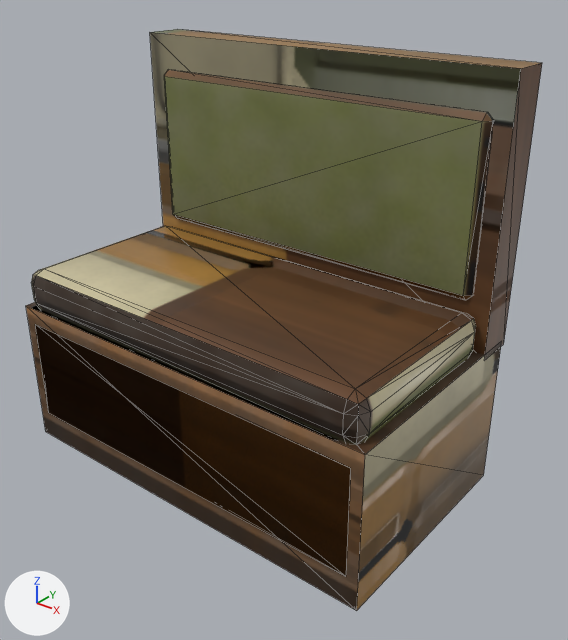
The FBX model art/house/v2/fbx/H_HallBench_3.fbx: old version first, new version second.
One viewpoint serves both versions: a 50 mm lens placed at (3.86, -4.44, 4.16), pointed at (0.28, 0.03, 1.39). The axes (+X, +Y, +Z) are drawn at lower left. The lights are the same throughout. The picture after the commit comes second. Mesh edges are drawn as thin lines.

The first picture shows 'H_HallBench_3'.
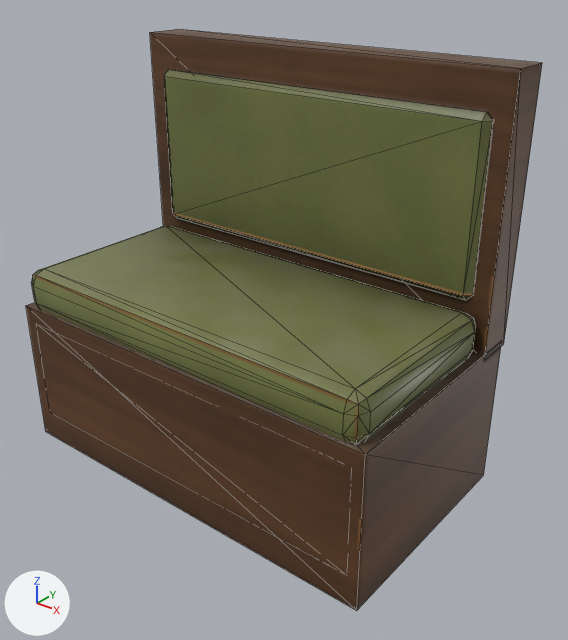
What differs and where, as boxes (x1, y1, x2, y2) in the pictures (568 x 640 px; the box of a moved part takes in the faces that stretch with it):
'H_HallBench_3', reshaped, surface changed
    both: (26, 29, 542, 611)
part 1 of me_h_hallbench_3, moved or reshaped (not visible afterwards)
    before: (35, 325, 351, 576)
part 2 of me_h_hallbench_3, surface changed
    both: (26, 29, 542, 611)

What the commit changed:
me_h_hallbench_3 has 104 vertices, 188 faces and spans x -1.75..1.75, y -1.0..1.0, z 0.0..3.4.
me_h_hallbench_3 is used by ob_h_hallbench_3; location (0.0, 0.0, 0.0).
Before the commit, vertices of me_h_hallbench_3: 96 (-1.65, -1.0, 0.25) at pixel (48, 412), 97 (1.65, -1.0, 0.25) at pixel (346, 576), 100 (-1.65, -1.0, 1.15) at pixel (35, 324), 101 (1.65, -1.0, 1.15) at pixel (350, 468).
Part 1, on me_h_hallbench_3:
Vertices 96, 97, 100, 101 of me_h_hallbench_3 move by (0.0, 0.01, 0.0).
me_h_hallbench_3 part 2: texture (UV) coordinates of 130 of 188 faces, centred in x -1.75..1.75, y -1.0..1.0, z 0.0..3.4, changed; they spanned u 0.0..0.84, v 0.67..0.94 and now span u 0.0..0.73, v 0.0..0.95.
